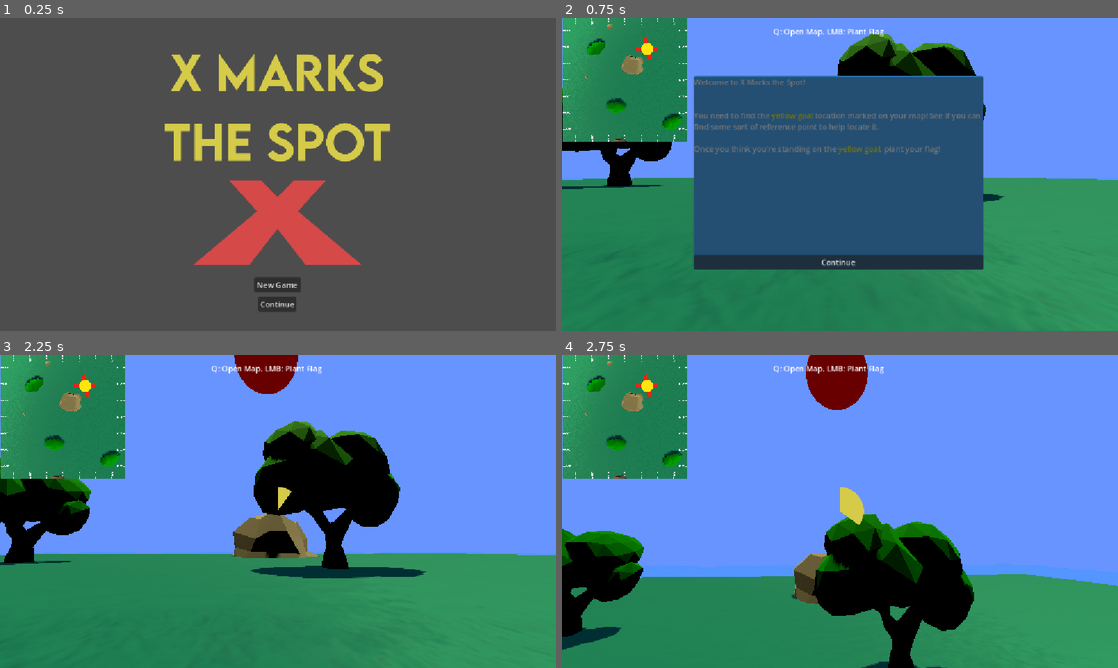
Above: before the commit, frames 1-4 (two rows, left to right).
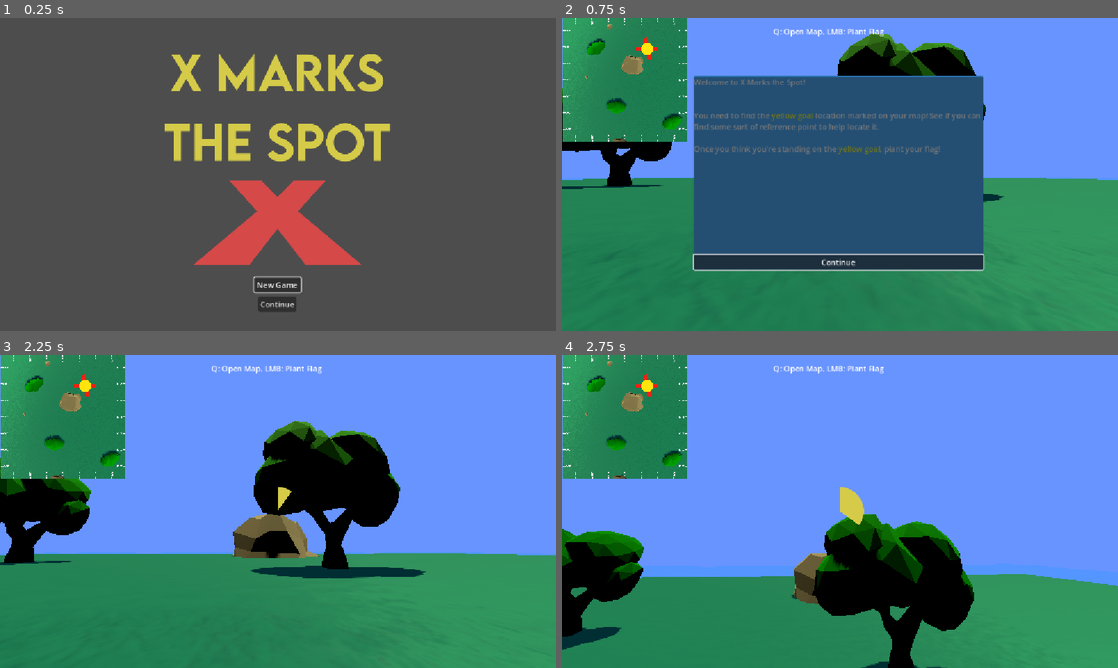
Above: after the commit, the same moments.

Repository: bucketon/x-marks-the-spot
Game: Godot game, scene res://menu.tscn
Two runs of this game, one before a commit and one after it. Both use one fixed random seed, a clock stepped at 60 frames per second and the inputs below.
Inputs (mouse positions are in pixels of both pictures, inside the frame that each line leads up to):
- Up to frame 1 (0.25 s): no input
- Up to frame 2 (0.75 s): click "New Game" at 0.5 s
- Up to frame 3 (2.25 s): click "Continue" at 1.25 s; tap Enter at 2 s; move the mouse to (305, 511) at 2.02 s; hold W (move_forward) from 2.03 s (still down); hold E (action) from 2.03 s (still down)
- Up to frame 4 (2.75 s): keep holding W (move_forward); keep holding E (action); tap Space (jump) at 2.27 s

The runs differ from the first frame. In frame 1, 0.1% of the frame differs, in the area x 45-55%, y 82-89%; in frame 2, 0.7%; in frame 3, 1.1%; in frame 4, 1.6%, in the area x 43-55%, y 0-18%.

Commit message:
controller support for UI

Diff:
--- /dev/null
+++ b/menu.gd
@@ -0,0 +1,6 @@
+extends Node2D
+
+
+# Called when the node enters the scene tree for the first time.
+func _ready() -> void:
+	$Button.grab_focus.call_deferred()
--- a/menu.tscn
+++ b/menu.tscn
@@ -1,29 +1,33 @@
-[gd_scene load_steps=3 format=3 uid="uid://c2oeml1bxail1"]
+[gd_scene format=3 uid="uid://c2oeml1bxail1"]
 
+[ext_resource type="Script" uid="uid://bl6eslg54qign" path="res://menu.gd" id="1_mae5d"]
 [ext_resource type="Texture2D" uid="uid://c3m8gqwjxqqoy" path="res://resources/xmarksthespotlogo.png" id="2_kv4c1"]
 [ext_resource type="PackedScene" uid="uid://b7j642akrgyes" path="res://level_manager.tscn" id="3_t8bul"]
 
-[node name="menu" type="Node2D"]
+[node name="menu" type="Node2D" unique_id=79104885]
+script = ExtResource("1_mae5d")
 
-[node name="Button" type="Button" parent="."]
+[node name="Button" type="Button" parent="." unique_id=504149591]
 offset_left = 527.0
 offset_top = 537.0
 offset_right = 623.0
 offset_bottom = 568.0
+focus_neighbor_bottom = NodePath("../Button2")
 text = "New Game"
 
-[node name="Button2" type="Button" parent="."]
+[node name="Button2" type="Button" parent="." unique_id=1972531149]
 offset_left = 535.0
 offset_top = 577.0
 offset_right = 614.0
 offset_bottom = 608.0
+focus_neighbor_top = NodePath("../Button")
 text = "Continue"
 
-[node name="Xmarksthespotlogo" type="Sprite2D" parent="."]
+[node name="Xmarksthespotlogo" type="Sprite2D" parent="." unique_id=786204185]
 position = Vector2(575, 299)
 texture = ExtResource("2_kv4c1")
 
-[node name="LevelManager" parent="." instance=ExtResource("3_t8bul")]
+[node name="LevelManager" parent="." unique_id=1774329441 instance=ExtResource("3_t8bul")]
 
 [connection signal="pressed" from="Button" to="LevelManager" method="startNewGame"]
 [connection signal="pressed" from="Button2" to="LevelManager" method="continueGame"]
--- a/player.tscn
+++ b/player.tscn
@@ -4,6 +4,14 @@
 [ext_resource type="Texture2D" uid="uid://dcrlu46xm21jr" path="res://resources/radial.png" id="2_h4jp6"]
 
 [sub_resource type="CapsuleMesh" id="CapsuleMesh_rgx2l"]
+
+[sub_resource type="StandardMaterial3D" id="StandardMaterial3D_61o6a"]
+albedo_color = Color(1, 0, 0, 1)
+
+[sub_resource type="SphereMesh" id="SphereMesh_1dvg4"]
+material = SubResource("StandardMaterial3D_61o6a")
+radius = 0.1
+height = 0.2
 
 [sub_resource type="SphereShape3D" id="SphereShape3D_uo2s0"]
 
@@ -51,14 +59,6 @@
 size = Vector2(0.05, 0.05)
 orientation = 0
 
-[sub_resource type="StandardMaterial3D" id="StandardMaterial3D_61o6a"]
-albedo_color = Color(1, 0, 0, 1)
-
-[sub_resource type="SphereMesh" id="SphereMesh_1dvg4"]
-material = SubResource("StandardMaterial3D_61o6a")
-radius = 0.1
-height = 0.2
-
 [node name="player" type="CharacterBody3D" unique_id=1242312356]
 script = ExtResource("1_5n85r")
 shake_amt = 0.05
@@ -71,6 +71,12 @@
 transform = Transform3D(1, 0, 0, 0, 1, 0, 0, 0, 1, 0, 0.126825, 0)
 layers = 262144
 mesh = SubResource("CapsuleMesh_rgx2l")
+
+[node name="MeshInstance3D2" type="MeshInstance3D" parent="pivot/character" unique_id=641592746]
+transform = Transform3D(1, 0, 0, 0, 1, 0, 0, 0, 1, 0, 0.5951743, -0.54552007)
+layers = 262144
+mesh = SubResource("SphereMesh_1dvg4")
+skeleton = NodePath("../../..")
 
 [node name="CollisionShape3D" type="CollisionShape3D" parent="." unique_id=1583761033]
 transform = Transform3D(1, 0, 0, 0, 1, 0, 0, 0, 1, 0, -0.667469, 0)
@@ -111,9 +117,5 @@
 process_material = SubResource("ParticleProcessMaterial_hyugj")
 draw_pass_1 = SubResource("PlaneMesh_fbc7u")
 
-[node name="MeshInstance3D" type="MeshInstance3D" parent="." unique_id=641592746]
-transform = Transform3D(1, 0, 0, 0, 1, 0, 0, 0, 1, 0, 0.5951743, -0.54552007)
-mesh = SubResource("SphereMesh_1dvg4")
-
 [connection signal="area_entered" from="Area3D" to="." method="_on_area_3d_area_entered"]
 [connection signal="area_exited" from="Area3D" to="." method="_on_area_3d_area_exited"]
--- a/popupDisplay.gd
+++ b/popupDisplay.gd
@@ -5,6 +5,7 @@
 signal opened
 
 func _ready():
+	$PanelContainer/Button.grab_focus.call_deferred()
 	if level == 0: return
 
 	var flags = TutorialFlags.flags.duplicate()
Not shown, added: menu.gd.uid
